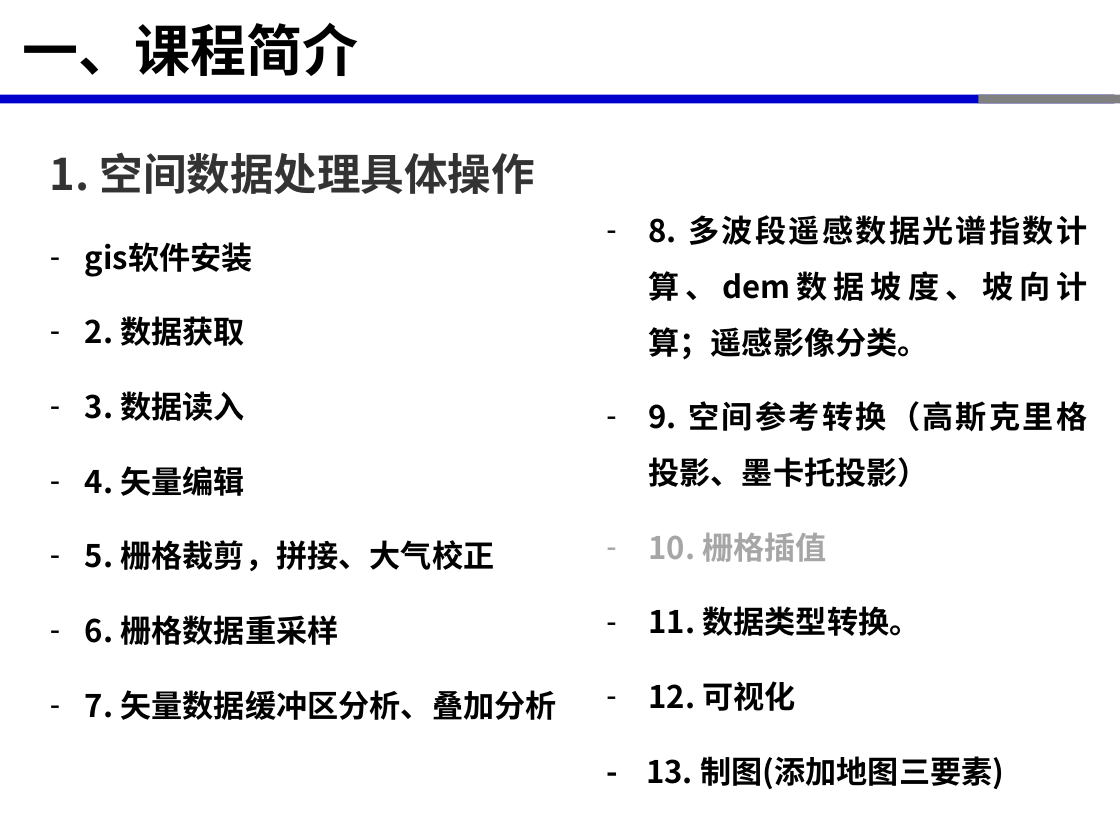
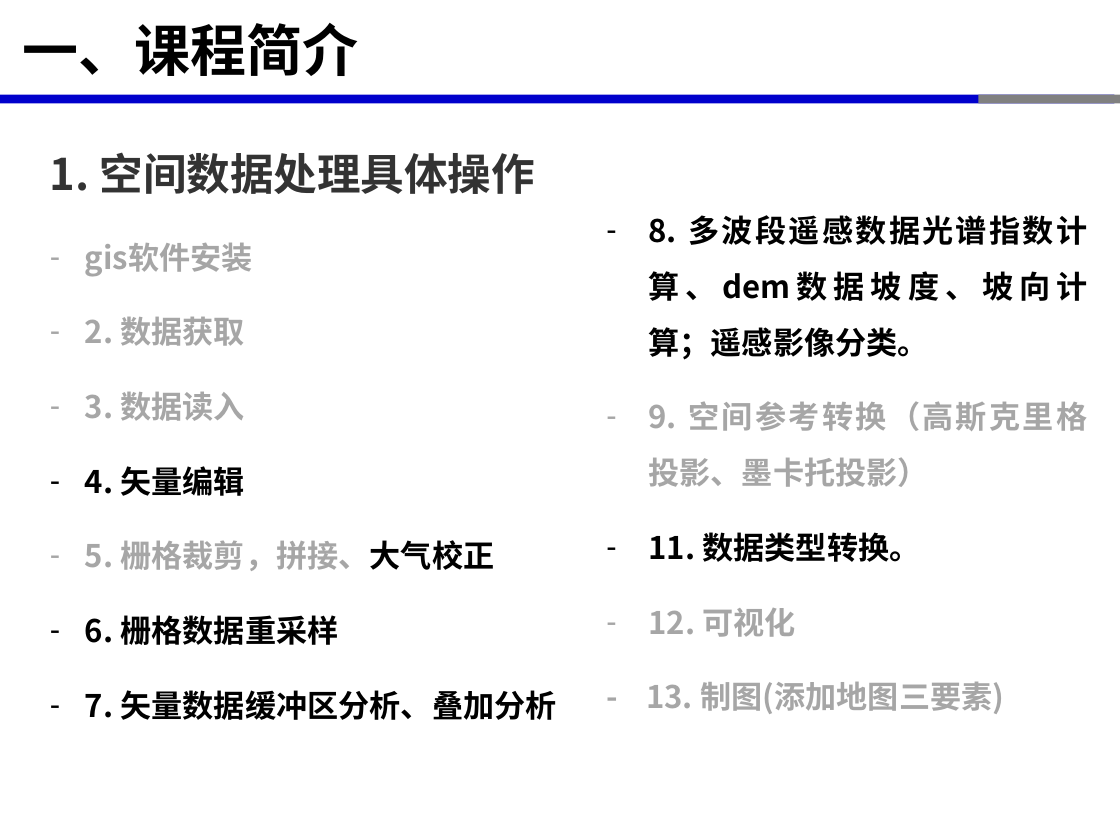
Before and after one commit to xinluo2018/spatial-data-processing, a slide deck: slide 4 of 第1章-空间数据简介-6学时/第1节-空间数据基本概念-2学时.pptx. Drawn at 1120x840 pixels with LibreOffice and Linux fonts; fonts in the diff are those of the drawing. Boxes give left, top, right and bottom in pixels: in the first picture for what was removed or moved away, otherwise in the second. Text is boxed around its words. In the diff, an @@ line names an element or a change of style, - is before the commit and + after.

```diff
--- a/第1章-空间数据简介-6学时/第1节-空间数据基本概念-2学时.pptx
+++ b/第1章-空间数据简介-6学时/第1节-空间数据基本概念-2学时.pptx
@@ text at <box>85,242,494,571</box>: text colour #000000 to #A6A6A6 in "gis软件安装", "2. 数据获取", "3. 数据读入", "5. 栅格裁剪，拼接、大气校正" @@
@@ text at <box>646,401,1088,714</box>: text colour #000000 to #A6A6A6 in "9. 空间参考转换（高斯克里格投影、墨卡托投影）", "12. 可视化", "- 13. 制图(添加地图三要素)" @@
@@ text at <box>648,533,827,562</box>: paragraph removed @@
-– 10. 栅格插值
```
Also in this commit, not shown: 3 other files.
